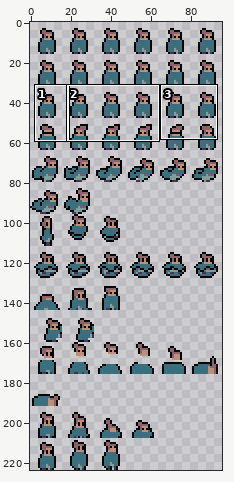
Sprite sheet -- Assets/Art/Characters/Character_Jumper_Sheet.png. The first picture is a wide view before the edit; the outline marks the close-up.
Close-up. Before the edit:
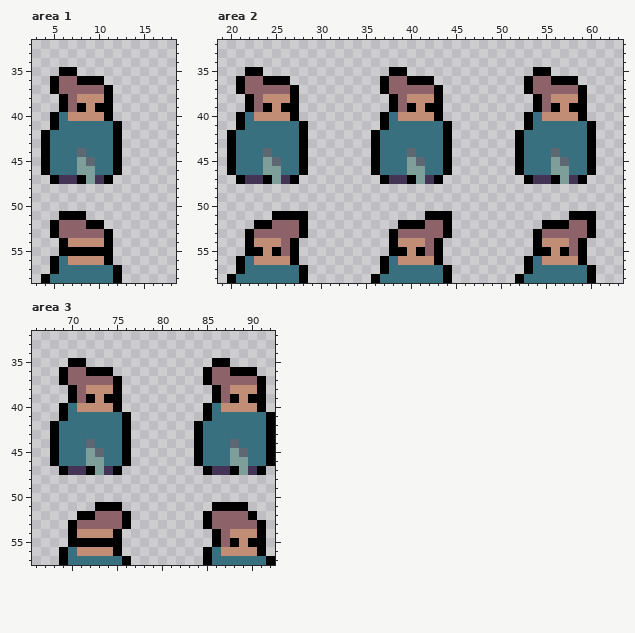
The file is 96x224 pixels. Shown: area 1: x 3..18, y 32..58; area 2: x 19..63, y 32..58; area 3: x 66..92, y 32..57.
After:
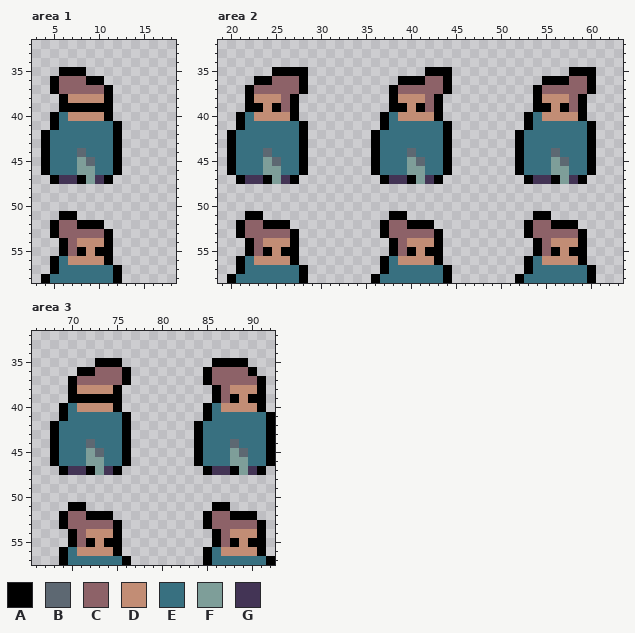
Palette (. is transparent): A #000000  B #5d6872  C #8d6268  D #c28d75  E #387080  F #7e9e99  G #433455
From old to new:
Area 1:
There is now colour A in row 35 at x 8.
The edit turns colour C into colour A in row 39 at x 7; in row 52 at x 8.
The edit turns colour D into colour A in row 39 at x 9.
The edit turns colour A into colour C in row 36 at x 8; in row 55 at x 7.
The edit turns colour D into colour C in row 54 at x 7.
The edit turns colour A into colour D in row 55 at x 9.
The edit turns colour C into colour D in row 38 at x 7.
The edit erases colour A in row 51 at x 8.
Area 2:
There is now colour A in row 35 at x 25 to 28, 42 to 44 and 58 to 60; in rows 36 to 37 at x 28, 44 and 60; in row 51 at x 22 to 23, 38 to 39 and 54 to 55; in rows 52 to 53 at x 21, 37 and 53.
The edit turns colour C into colour A in row 36 at x 23, 39 and 55; in row 37 at x 22, 38 and 54; in row 39 at x 23, 39 and 55; in row 52 at x 25 to 26, 42 and 58; in row 53 at x 27, 43 and 59; in row 55 at x 26, 42 and 58.
The edit turns colour D into colour A in row 39 at x 25, 41 and 57; in row 55 at x 24, 40 and 56.
There is now colour C in row 36 at x 27, 43 and 59; in row 52 at x 22, 38 and 54.
The edit turns colour A into colour C in row 36 at x 25 to 26, 42 and 58; in row 37 at x 27, 43 and 59; in row 39 at x 26, 42 and 58; in row 52 at x 23, 39 and 55; in row 53 at x 22, 38 and 54; in row 55 at x 23, 39 and 55.
The edit turns colour D into colour C in row 38 at x 26, 42 and 58; in row 54 at x 23, 39 and 55.
The edit turns colour A into colour D in row 39 at x 24, 40 and 56; in row 55 at x 25, 41 and 57.
The edit turns colour C into colour D in row 38 at x 23, 39 and 55; in row 54 at x 26, 42 and 58.
The edit erases colour A in row 35 at x 22 to 23, 38 to 39 and 54 to 55; in rows 36 to 37 at x 21, 37 and 53; in row 51 at x 25 to 28, 42 to 44 and 58 to 60; in rows 52 to 53 at x 28, 44 and 60.
The edit erases colour C in row 36 at x 22, 38 and 54; in row 52 at x 27, 43 and 59.
Area 3:
There is now colour A in row 35 at x 73 to 75 and 88 to 89; in rows 36 to 37 at x 76; in row 51 at x 70 to 71; in rows 52 to 53 at x 69.
The edit turns colour C into colour A in row 36 at x 71; in row 37 at x 70; in row 39 at x 71; in row 52 at x 73 to 74 and 88 to 89; in row 53 at x 75.
The edit turns colour D into colour A in row 39 at x 73.
There is now colour C in row 36 at x 75; in row 52 at x 70.
The edit turns colour A into colour C in row 36 at x 73 to 74 and 88 to 89; in row 37 at x 75; in row 52 at x 71; in row 53 at x 70; in row 55 at x 71.
The edit turns colour D into colour C in row 54 at x 71.
The edit turns colour A into colour D in row 55 at x 73.
The edit turns colour C into colour D in row 38 at x 71.
The edit erases colour A in row 35 at x 70 to 71; in rows 36 to 37 at x 69; in row 51 at x 73 to 75 and 88 to 89; in rows 52 to 53 at x 76.
The edit erases colour C in row 36 at x 70; in row 52 at x 75.
